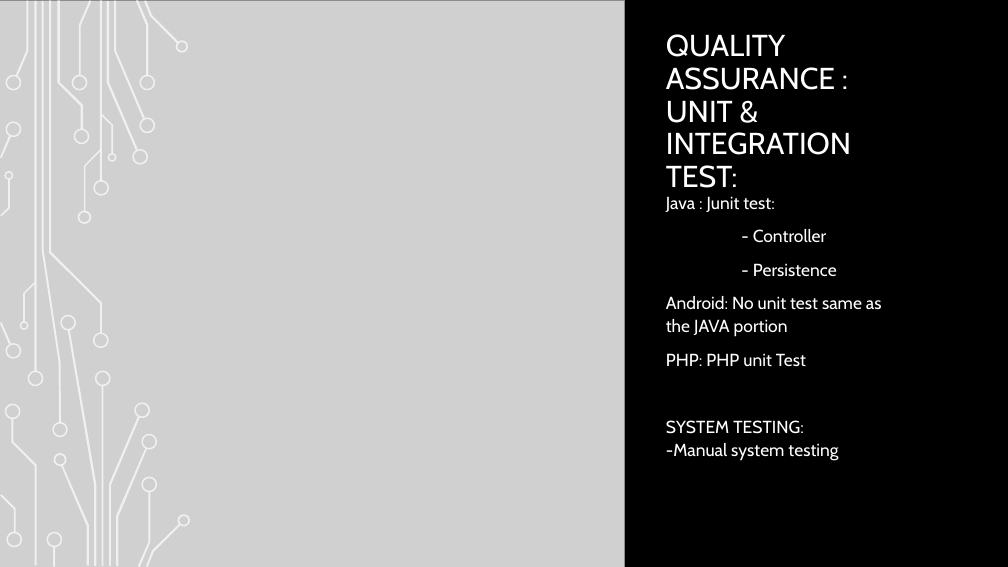
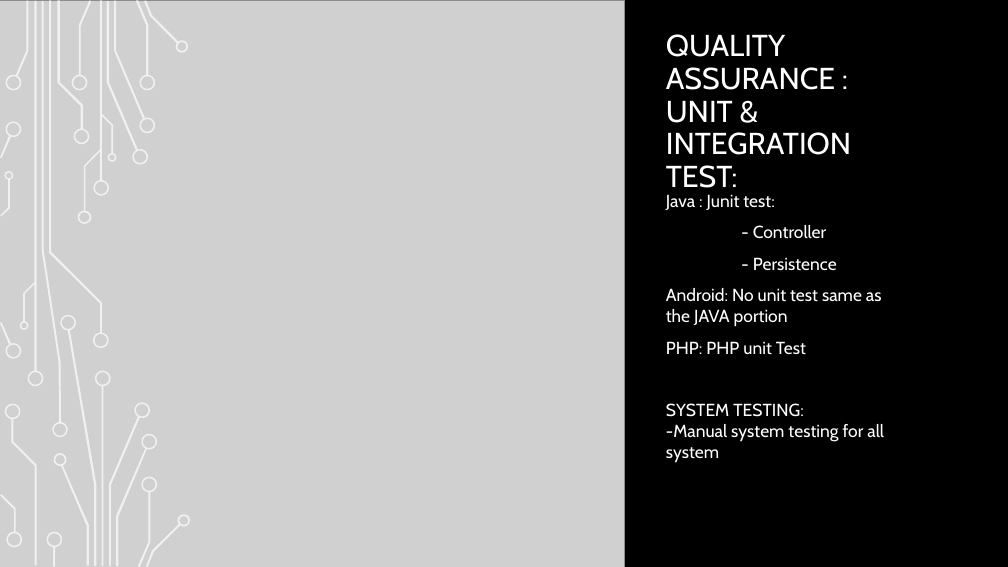
Before and after one commit to MaryAnnChev/Term-Project, a slide deck: slide 9 of ECSE321 presentation group 11 V2.pptx. Drawn at 1008x567 pixels with LibreOffice and Linux fonts; fonts in the diff are those of the drawing; grey boxes stand for pictures; background and template pictures are left out. Boxes give left, top, right and bottom in pixels: in the first picture for what was removed or moved away, otherwise in the second. Text is boxed around its words. In the diff, an @@ line names an element or a change of style, - is before the commit and + after.

```diff
--- a/ECSE321 presentation group 11 V2.pptx
+++ b/ECSE321 presentation group 11 V2.pptx
@@ text at (x1=666, y1=194, x2=882, y2=355): line spacing 1.1 to 1 @@
@@ text at (x1=666, y1=403, x2=884, y2=463): text changed @@
-SYSTEM TESTING:
--Manual system testing
+SYSTEM TESTING:
+-Manual system testing for all system
```
